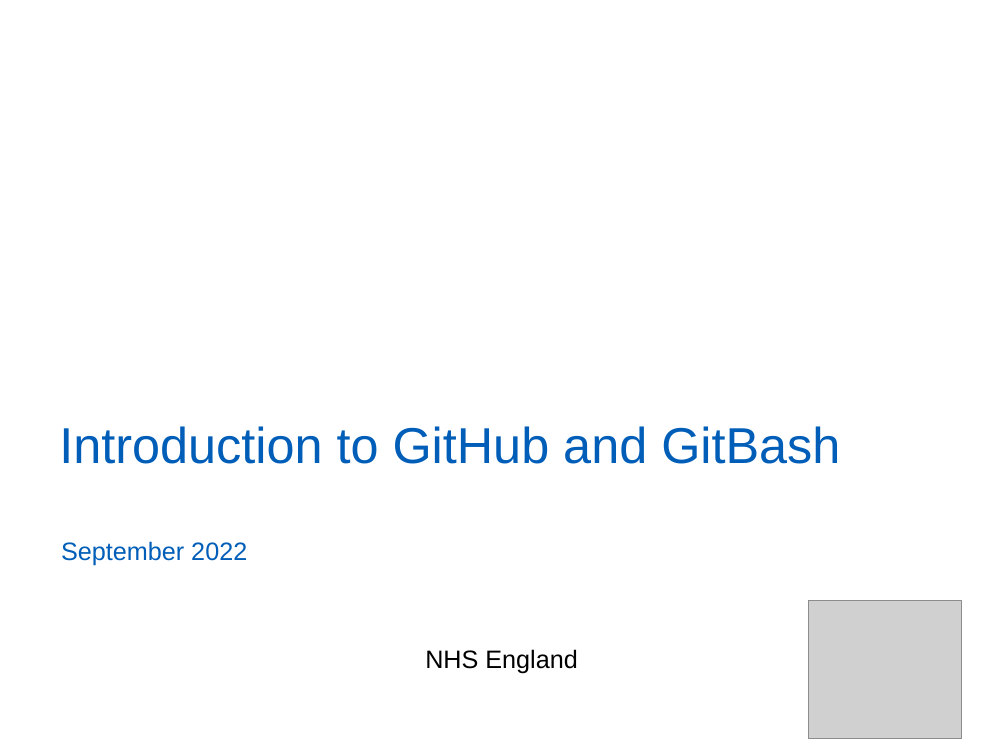
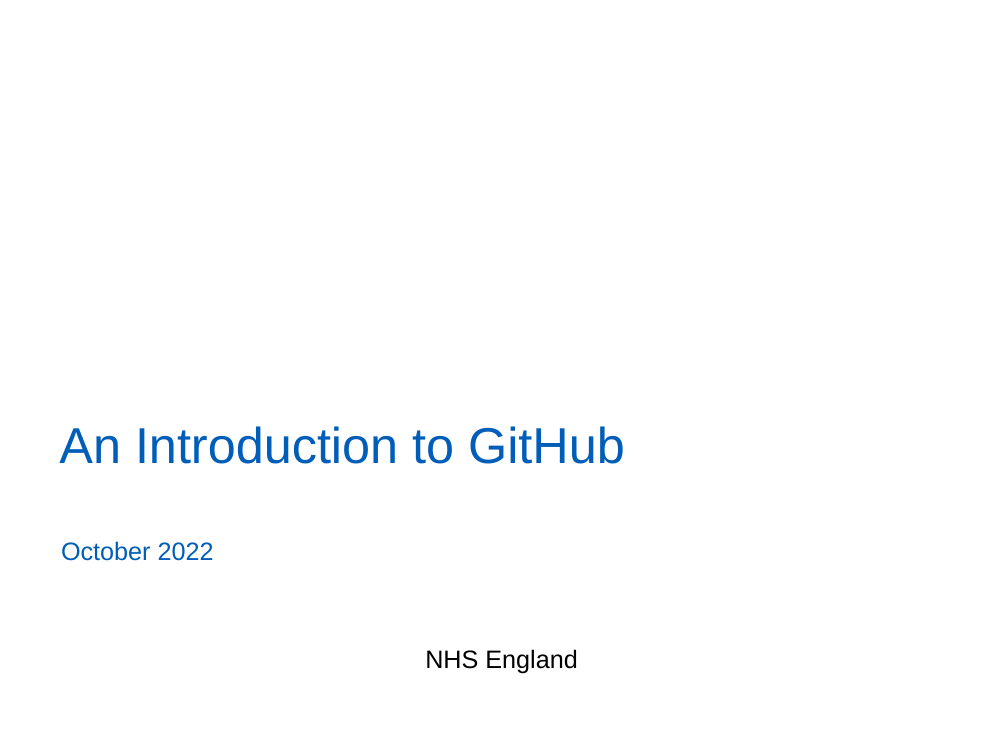
Before and after one commit to willbrooks2/Git_Introduction, a slide deck: slide 1 of GitIntro.pptx. Drawn at 1008x756 pixels with LibreOffice and Linux fonts; fonts in the diff are those of the drawing; grey boxes stand for pictures; background and template pictures are left out. Boxes give left, top, right and bottom in pixels: in the first picture for what was removed or moved away, otherwise in the second. Text is boxed around its words. In the diff, an @@ line names an element or a change of style, - is before the commit and + after.

```diff
--- a/GitIntro.pptx
+++ b/GitIntro.pptx
@@ title at bbox=[59, 426, 625, 464]: text changed @@
-Introduction to GitHub and GitBash
+An Introduction to GitHub
@@ subtitle at bbox=[61, 541, 214, 561]: text changed @@
-September 2022
+October 2022
@@ picture removed at bbox=[809, 601, 962, 739] @@
```
Also in this commit, not shown: 5 other slides changed, 1 slide added.
